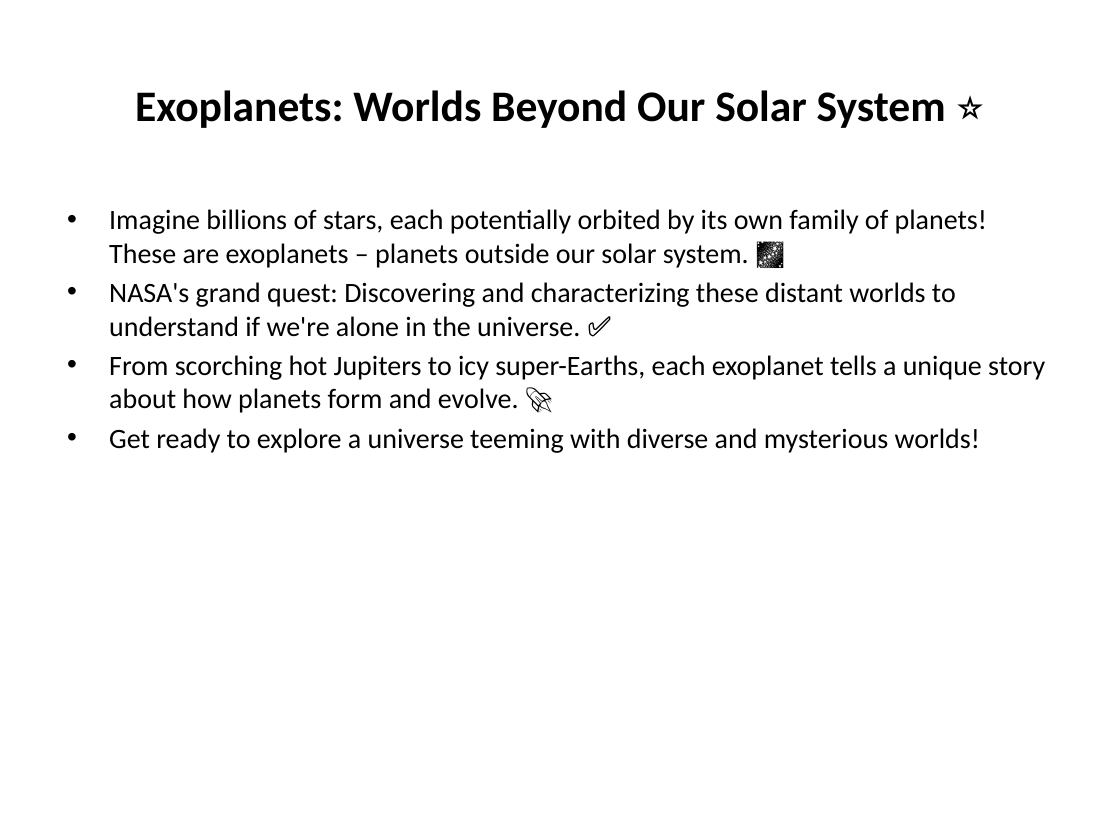
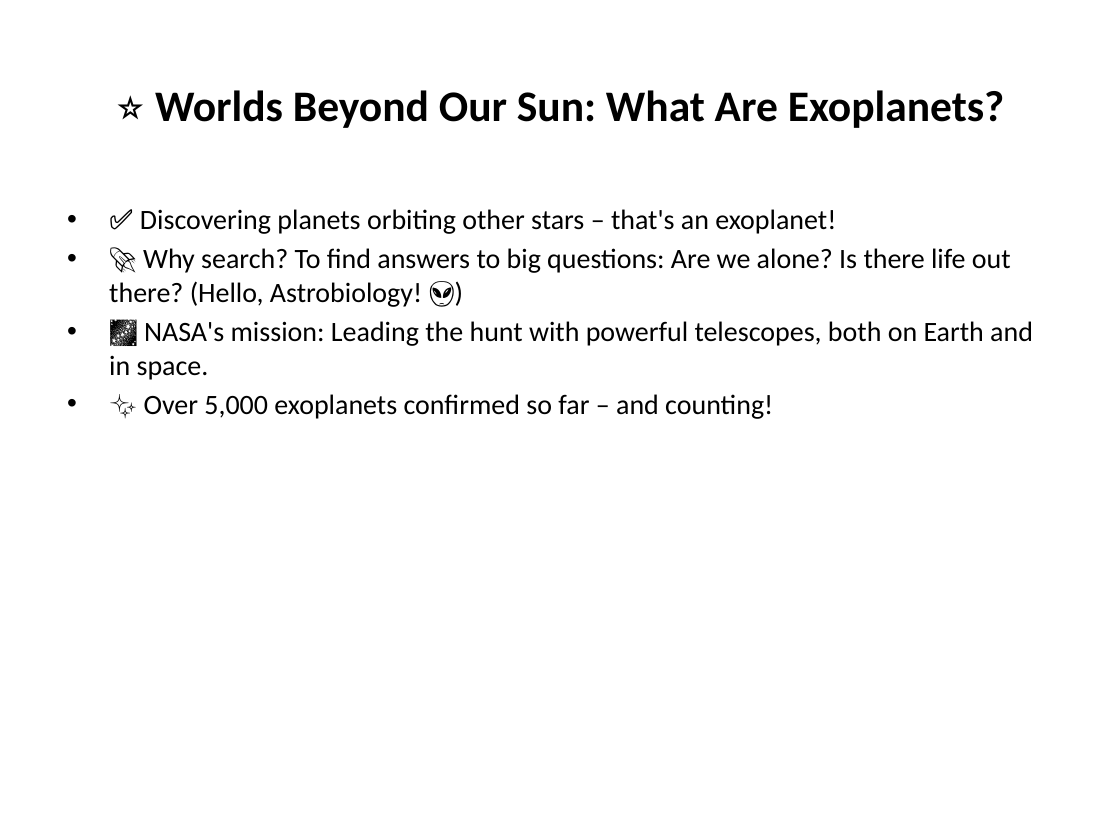
Before and after one commit to irfiacre/exoplanets, a slide deck: slide 2 of assets/slides/generated_slides.pptx. Drawn at 1120x840 pixels with LibreOffice and Linux fonts; fonts in the diff are those of the drawing. Boxes give left, top, right and bottom in pixels: in the first picture for what was removed or moved away, otherwise in the second. Text is boxed around its words. In the diff, an @@ line names an element or a change of style, - is before the commit and + after.

```diff
--- a/assets/slides/generated_slides.pptx
+++ b/assets/slides/generated_slides.pptx
@@ title at [155,90,1005,128]: text changed @@
-Exoplanets: Worlds Beyond Our Solar System ⭐
+⭐ Worlds Beyond Our Sun: What Are Exoplanets?
@@ text at [109,209,1033,419]: text changed @@
-• Imagine billions of stars, each potentially orbited by its own family of planets! These are exoplanets – planets outside our solar system. 🌌
-• NASA's grand quest: Discovering and characterizing these distant worlds to understand if we're alone in the universe. ✅
-• From scorching hot Jupiters to icy super-Earths, each exoplanet tells a unique story about how planets form and evolve. 🚀
-• Get ready to explore a universe teeming with diverse and mysterious worlds!
+• ✅ Discovering planets orbiting other stars – that's an exoplanet!
+• 🚀 Why search? To find answers to big questions: Are we alone? Is there life out there? (Hello, Astrobiology! 👽)
+• 🌌 NASA's mission: Leading the hunt with powerful telescopes, both on Earth and in space.
+• ✨ Over 5,000 exoplanets confirmed so far – and counting!
```
Also in this commit, not shown: 6 other slides changed, 1 slide added, 1 slide removed, 12 other files.
